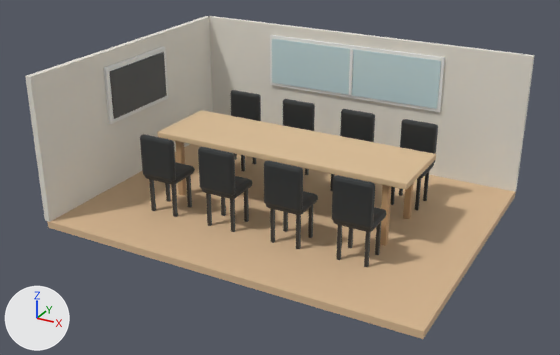
Renders of the glTF model public/models/rooms/room5.glb from each side of a commit.
Before and after are seen from a 50 mm camera at (3.78, -7.14, 3.89) aimed at (-0.04, -0.19, 0.41). Arrows for +X, +Y and +Z are at lower left; the lights stay in place. The older version comes first.

Before the edit, the objects in view are built like this:
```python
me_cube_009 = bpy.data.meshes.new('Cube.009')
me_cube_009.from_pydata(...)  # a box spanning x -0.035..0.035, y -0.035..0.035, z -0.35..0.35
me_cube_009.materials.append(mat_light_oak)  # brown #c49e73
me_cube_059 = bpy.data.meshes.new('Cube.059')
me_cube_059.from_pydata(...)  # 56 vertices, 108 faces; spans x -0.02..0.02, y -0.565..0.565, z -0.34..0.34
me_cube_059.materials.append(mat_window_frame)  # white #ecedea
me_cube_060 = bpy.data.meshes.new('Cube.060')
me_cube_060.from_pydata(...)  # a box spanning x -0.007..0.007, y -0.51..0.51, z -0.285..0.285
me_cube_060.materials.append(mat_black_metal)  # dark grey #353534
ob_screen = bpy.data.objects.new('Screen', me_cube_060)
ob_screen.location = (-2.09, 0.0, 1.14)
ob_screen_frame = bpy.data.objects.new('Screen frame', me_cube_059)
ob_screen_frame.location = (-2.115, 0.0, 1.14)
ob_table_leg_002 = bpy.data.objects.new('Table leg.002', me_cube_009)
ob_table_leg_002.location = (1.276, -0.35, 0.35)
# also in view: 'Window glass' at (0.0, 1.59, 1.18); 'Chair seat.004' at (0.39, -0.73, 0.45); 'Chair seat' at (-1.15, -0.73, 0.45); 'Chair back.006' at (1.15, -0.92, 0.69); 'Back wall' at (0.0, 1.65, 0.82)
```
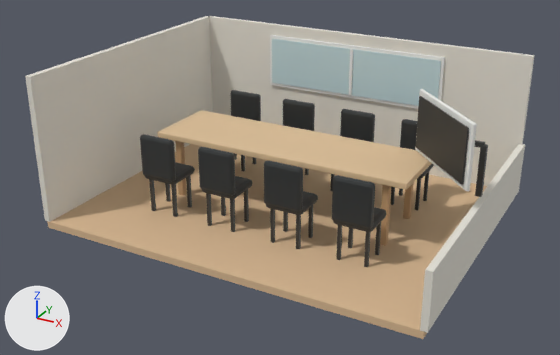
What changed in the scene script:
```text
Add me_cube_061:
    me_cube_061.from_pydata(...)  # a box spanning x -0.205..0.205, y -0.025..0.025, z -0.025..0.025
    me_cube_061.materials.append(mat_black_metal)  # dark grey #353534
Add me_cube_060_1:
    me_cube_060_1.from_pydata(...)  # a box spanning x -0.03..0.03, y -0.03..0.03, z -0.27..0.27
    me_cube_060_1.materials.append(mat_black_metal)  # dark grey #353534
Add me_cube_059_1:
    me_cube_059_1.from_pydata(...)  # a box spanning x -0.04..0.04, y -1.66..1.66, z -0.3..0.3
    me_cube_059_1.materials.append(mat_cream_walls)  # white #e6e2d7
Change ob_screen_frame:
    ob_screen_frame.location: (-2.115, 0.0, 1.14) -> (1.71, 0.0, 1.14)
    ob_screen_frame.rotation_euler: (0.0, 0.0, 0.0) -> (0.0, 0.0, 0.785)  # degrees (0, 0, 0) -> degrees (0, 0, 45)
Change ob_screen:
    ob_screen.location: (-2.09, 0.0, 1.14) -> (1.685, -0.025, 1.14)
    ob_screen.rotation_euler: (0.0, 0.0, 0.0) -> (0.0, 0.0, 0.785)  # degrees (0, 0, 0) -> degrees (0, 0, 45)
Add ob_screen_bracket:
    ob_screen_bracket = bpy.data.objects.new('Screen bracket', me_cube_061)
    ob_screen_bracket.location = (1.915, 0.0, 1.14)
Add ob_screen_support:
    ob_screen_support = bpy.data.objects.new('Screen support', me_cube_060_1)
    ob_screen_support.location = (2.12, 0.0, 0.87)
Add ob_right_wall:
    ob_right_wall = bpy.data.objects.new('Right wall', me_cube_059_1)
    ob_right_wall.location = (2.17, 0.0, 0.3)
```

Location of each change, [x1, y1, x2, y2] in pixels of the pictures (560 x 355 px):
'Right wall', added: after [420, 144, 525, 333]
'Screen', moved, turned: before [110, 52, 167, 119]; after [416, 96, 469, 185]
'Screen frame', moved, turned: before [104, 46, 168, 124]; after [415, 89, 477, 191]
'Screen support', added: after [475, 144, 488, 197]
'Screen bracket', added: after [474, 140, 485, 148]
